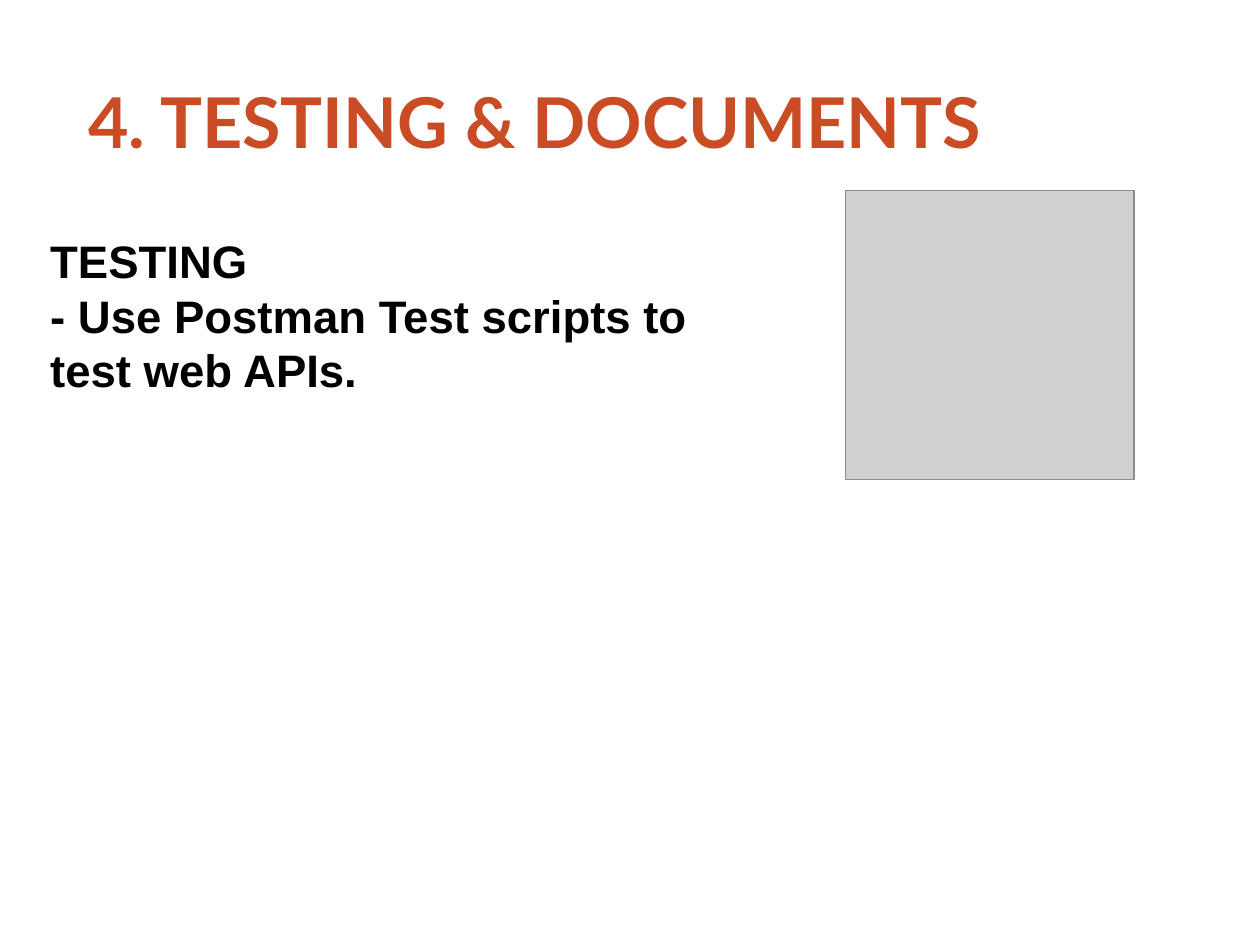
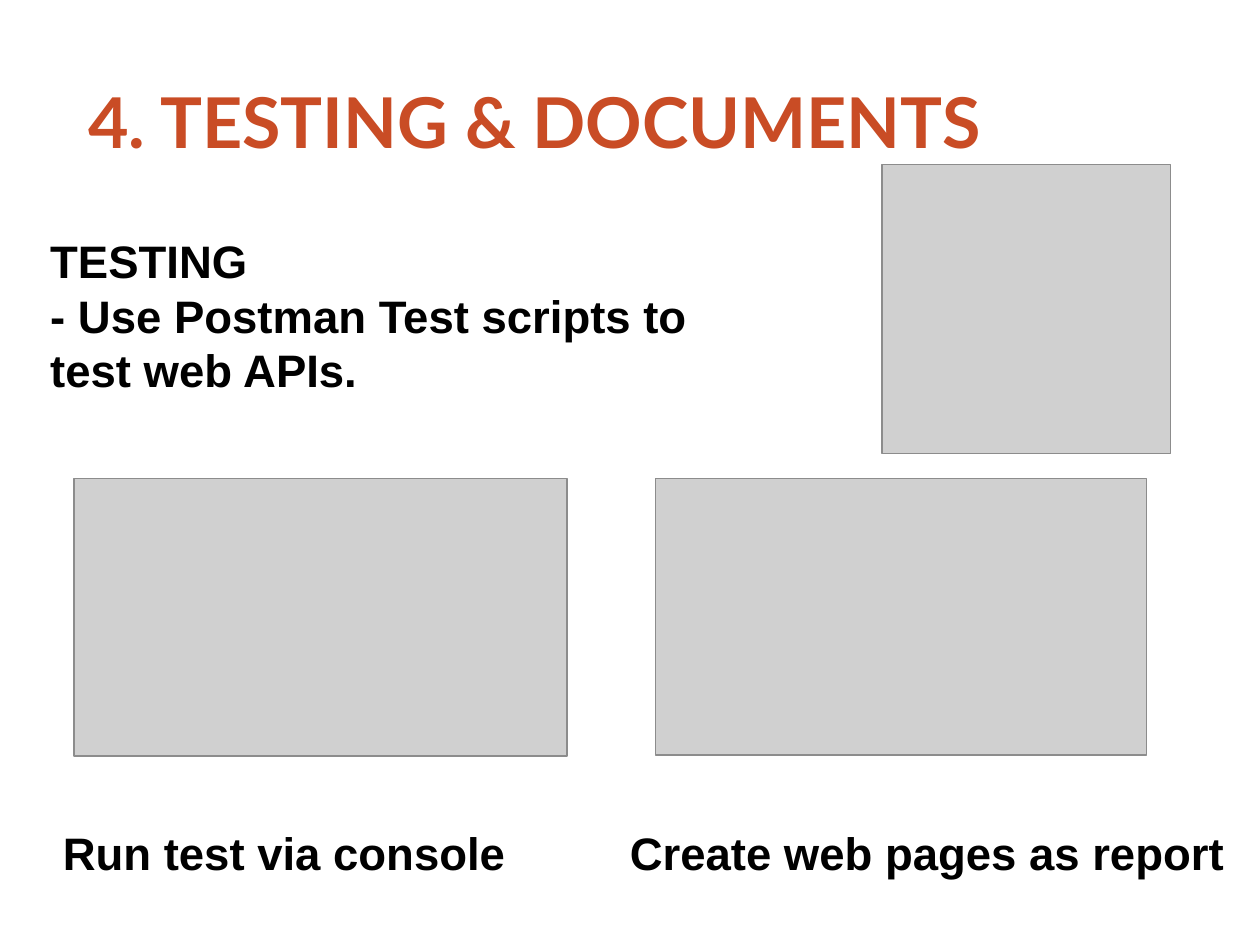
Before and after one commit to thoatran/iCT-Flashcard, a slide deck: slide 7 of docs/ReportSlides.odp. Drawn at 1260x945 pixels with LibreOffice and Linux fonts; fonts in the diff are those of the drawing; grey boxes stand for pictures; background and template pictures are left out. Boxes give left, top, right and bottom in pixels: in the first picture for what was removed or moved away, otherwise in the second. Text is boxed around its words. In the diff, an @@ line names an element or a change of style, - is before the commit and + after.

Commit message:
update report slides

```diff
--- a/docs/ReportSlides.odp
+++ b/docs/ReportSlides.odp
@@ picture: place and size @@
-picture at box(845, 190, 1134, 479)
+picture at box(882, 165, 1171, 454)
@@ picture added at box(74, 479, 567, 756) @@
@@ picture added at box(655, 479, 1147, 755) @@
@@ text added at box(63, 837, 505, 871), 26 pt, text #000000, bold @@
+Run test via console
@@ text added at box(630, 837, 1223, 879), 26 pt, text #000000, bold @@
+Create web pages as report
```
Also in this commit, not shown: 7 other slides changed, 1 slide added, 1 other file.
